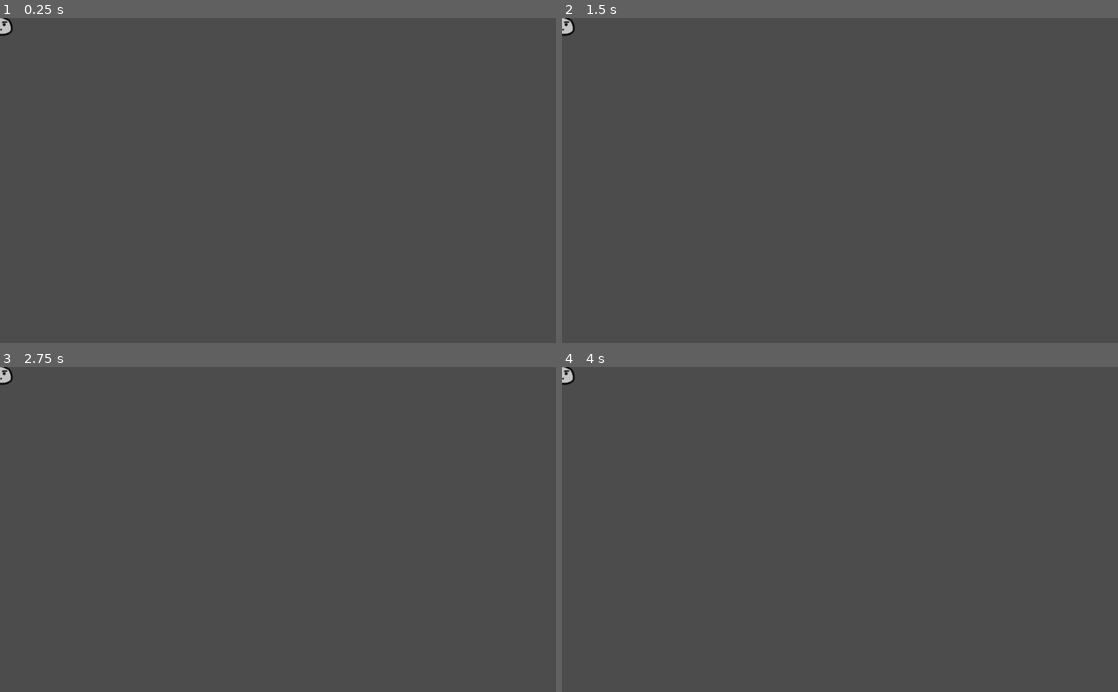
Above: before the commit, frames 1-4 (two rows, left to right).
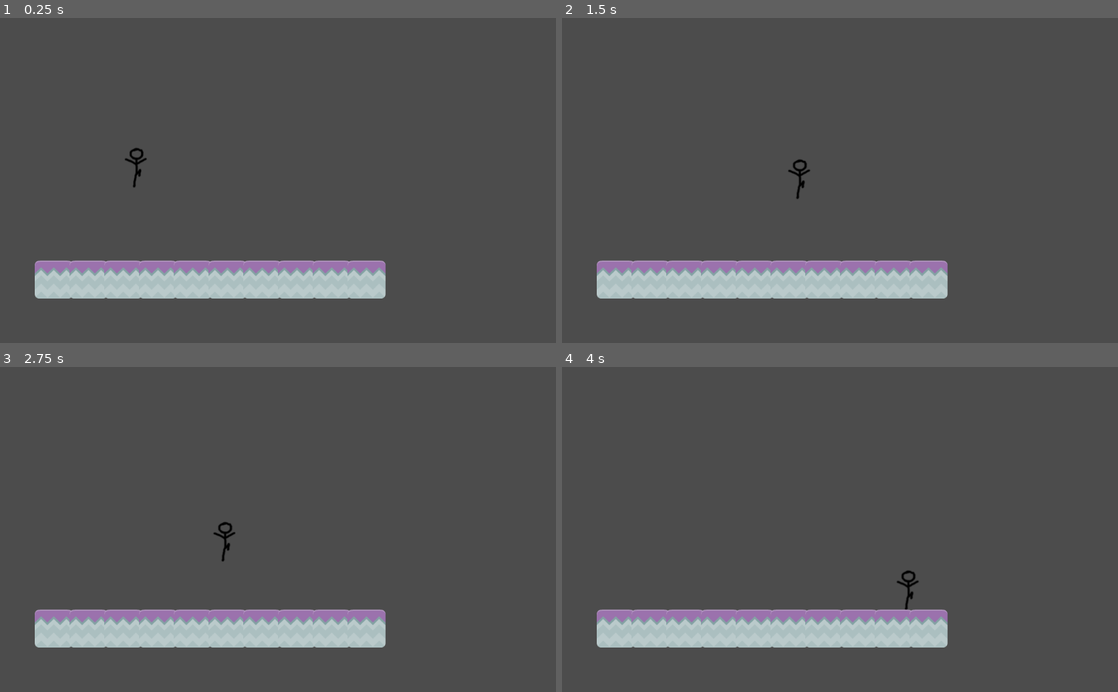
Above: after the commit, the same moments.

Repository: Hermitao/Jump-Jump
Game: Godot game, scene res://MainScene.tscn
The game is run twice, just before and just after one commit, with the same random seed, the same clock (stepped at 60 frames per second) and the same inputs.
Inputs:
- Up to frame 1 (0.25 s): no input
- Up to frame 2 (1.5 s): hold Space (jump, bound only after the commit) 0.53-1.28 s; hold D (right, bound only after the commit) from 0.53 s (still down); tap Enter at 1.25 s; tap Space (jump, bound only after the commit) at 1.35 s
- Up to frame 3 (2.75 s): tap Space (jump, bound only after the commit) at 1.52, 1.82 s; release D (right, bound only after the commit) at 2.03 s; hold A (left, bound only after the commit) from 2.03 s (still down); hold Space (jump, bound only after the commit) from 2.03 s (still down)
- Up to frame 4 (4 s): release A (left, bound only after the commit) at 2.78 s; release Space (jump, bound only after the commit) at 2.78 s; hold D (right, bound only after the commit) from 2.78 s (still down); tap Space (jump, bound only after the commit) at 2.85, 3.02, 3.32 s; hold Space (jump, bound only after the commit) from 3.53 s (still down)

The runs differ from the first frame. In frame 1, 7.6% of the frame differs, in the area x 0-70%, y 0-87%; in frame 2, 7.6%; in frame 3, 7.6%; in frame 4, 7.6%.

Commit message:
Second commit, learning the ropes of the engine and git through terminal commands.

Diff:
--- a/MainScene.tscn
+++ b/MainScene.tscn
@@ -1,16 +1,32 @@
-[gd_scene load_steps=3 format=2]
+[gd_scene load_steps=6 format=2]
 
 [ext_resource path="res://Assets/Sprites/StickDude.png" type="Texture" id=1]
 [ext_resource path="res://Assets/Sprites/BadDude.png" type="Texture" id=2]
+[ext_resource path="res://PlayerController.gd" type="Script" id=3]
+[ext_resource path="res://TileSet.tres" type="TileSet" id=5]
+
+[sub_resource type="RectangleShape2D" id=1]
+extents = Vector2( 18.3298, 35.6967 )
 
 [node name="MainScene" type="Node2D"]
 
 [node name="Player" type="KinematicBody2D" parent="."]
+position = Vector2( 250, 250 )
+script = ExtResource( 3 )
 
 [node name="StickDude" type="Sprite" parent="Player"]
 texture = ExtResource( 1 )
 
+[node name="CollisionShape2D" type="CollisionShape2D" parent="Player"]
+shape = SubResource( 1 )
+
 [node name="BadDude" type="KinematicBody2D" parent="."]
+visible = false
 
 [node name="BadDude" type="Sprite" parent="BadDude"]
 texture = ExtResource( 2 )
+
+[node name="TileMap" type="TileMap" parent="."]
+tile_set = ExtResource( 5 )
+format = 1
+tile_data = PoolIntArray( 458753, 0, 0, 458754, 0, 0, 458755, 0, 0, 458756, 0, 0, 458757, 0, 0, 458758, 0, 0, 458759, 0, 0, 458760, 0, 0, 458761, 0, 0, 458762, 0, 0 )
--- /dev/null
+++ b/PlayerController.gd
@@ -0,0 +1,35 @@
+extends KinematicBody2D
+
+export (int) var speed = 200
+export (int) var jumpSpeed = 700
+
+const GRAVITY_VECTOR = Vector2(0, 900)
+const FLOOR_NORMAL = Vector2(0, -1)
+
+var velocity = Vector2()
+
+func get_input():
+
+	velocity.x = 0
+
+	var left = Input.is_action_pressed('left')
+	var right = Input.is_action_pressed('right')
+	var jump = Input.is_action_pressed('jump')
+
+
+	if (is_on_floor() and Input.is_action_just_released("jump")):
+		print("My ass")
+		velocity.y = -jumpSpeed
+	if (left):
+		velocity.x -= speed
+	if (right):
+		velocity.x += speed
+
+func _physics_process(delta):
+
+	velocity = move_and_slide(velocity, FLOOR_NORMAL)
+
+	get_input()
+
+	if (!is_on_floor()):
+		velocity += GRAVITY_VECTOR * delta
--- /dev/null
+++ b/TileSet.tres
@@ -0,0 +1,24 @@
+[gd_resource type="TileSet" load_steps=3 format=2]
+
+[ext_resource path="res://Assets/Sprites/stone.png" type="Texture" id=1]
+
+[sub_resource type="RectangleShape2D" id=1]
+extents = Vector2( 35.2874, 35.1903 )
+
+[resource]
+0/name = "stone"
+0/texture = ExtResource( 1 )
+0/tex_offset = Vector2( 0, 0 )
+0/modulate = Color( 1, 1, 1, 1 )
+0/region = Rect2( 0, 0, 70, 70 )
+0/tile_mode = 0
+0/occluder_offset = Vector2( 35, 35 )
+0/navigation_offset = Vector2( 35, 35 )
+0/shapes = [ {
+"autotile_coord": Vector2( 0, 0 ),
+"one_way": false,
+"one_way_margin": 1.0,
+"shape": SubResource( 1 ),
+"shape_transform": Transform2D( 1, 0, 0, 1, 35, 35 )
+} ]
+0/z_index = 0
--- a/project.godot
+++ b/project.godot
@@ -19,6 +19,26 @@
 run/main_scene="res://MainScene.tscn"
 config/icon="res://icon.png"
 
+[input]
+
+left={
+"deadzone": 0.5,
+"events": [ Object(InputEventKey,"resource_local_to_scene":false,"resource_name":"","device":0,"alt":false,"shift":false,"control":false,"meta":false,"command":false,"pressed":false,"scancode":65,"unicode":0,"echo":false,"script":null)
+, Object(InputEventKey,"resource_local_to_scene":false,"resource_name":"","device":0,"alt":false,"shift":false,"control":false,"meta":false,"command":false,"pressed":false,"scancode":16777231,"unicode":0,"echo":false,"script":null)
+ ]
+}
+right={
+"deadzone": 0.5,
+"events": [ Object(InputEventKey,"resource_local_to_scene":false,"resource_name":"","device":0,"alt":false,"shift":false,"control":false,"meta":false,"command":false,"pressed":false,"scancode":68,"unicode":0,"echo":false,"script":null)
+, Object(InputEventKey,"resource_local_to_scene":false,"resource_name":"","device":0,"alt":false,"shift":false,"control":false,"meta":false,"command":false,"pressed":false,"scancode":16777233,"unicode":0,"echo":false,"script":null)
+ ]
+}
+jump={
+"deadzone": 0.5,
+"events": [ Object(InputEventKey,"resource_local_to_scene":false,"resource_name":"","device":0,"alt":false,"shift":false,"control":false,"meta":false,"command":false,"pressed":false,"scancode":32,"unicode":0,"echo":false,"script":null)
+ ]
+}
+
 [rendering]
 
 environment/default_environment="res://default_env.tres"
Binary file added: Assets/Sprites/stone.png
Not shown, added: Assets/Sprites/stone.png.import
